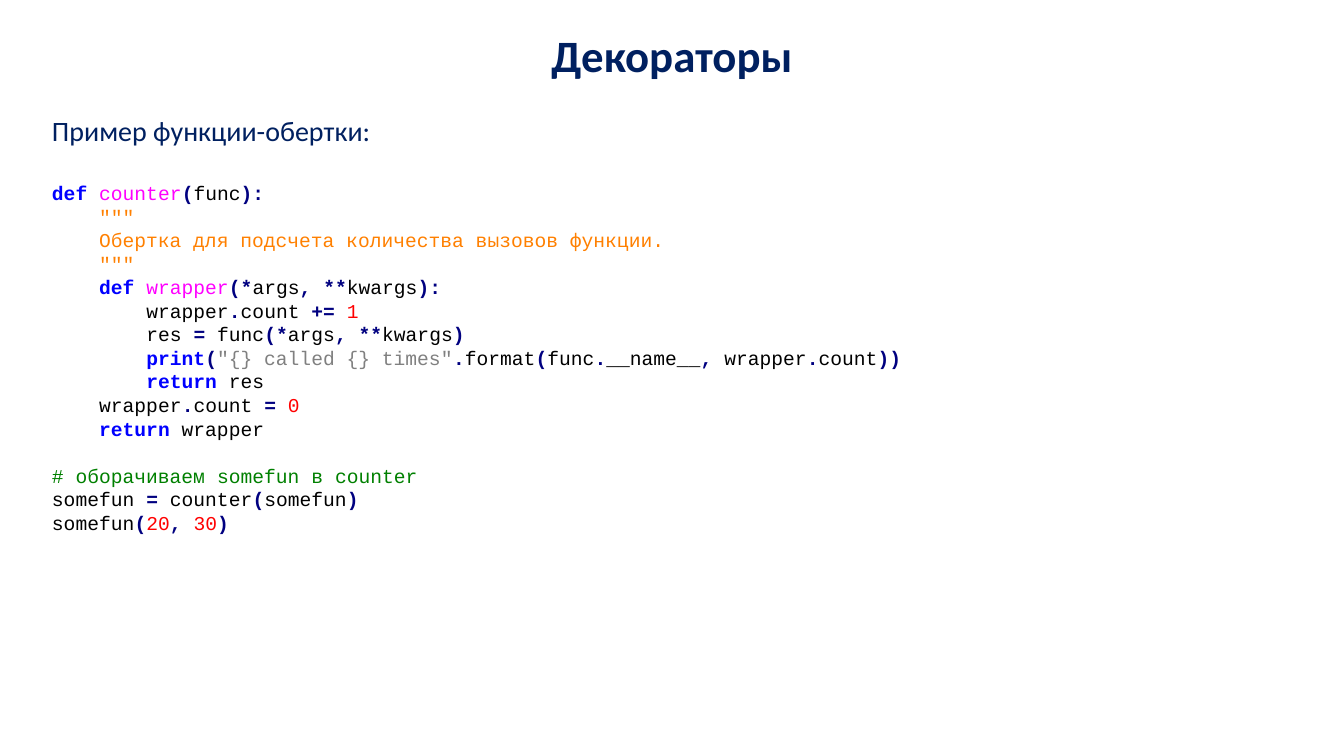
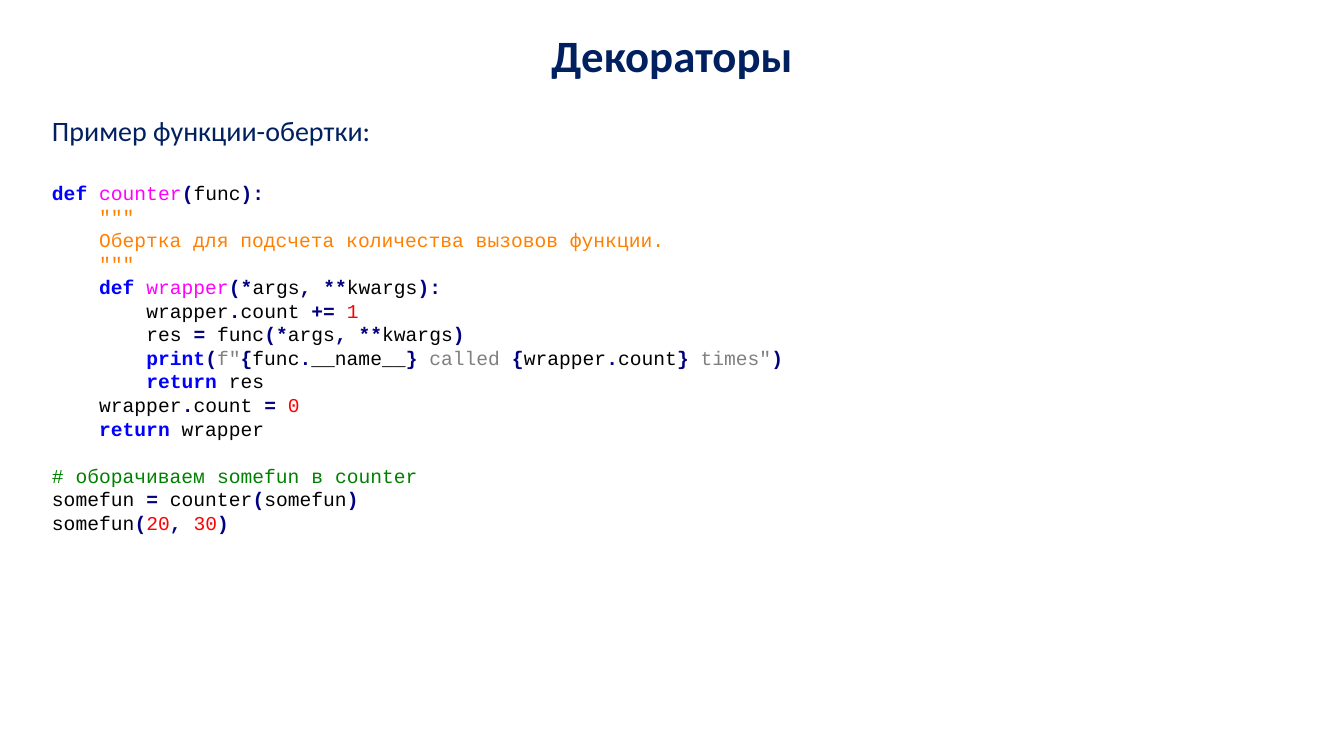
Before and after one commit to vamishnin/PythonCoursePro, a slide deck: slide 35 of Lectures/py_lec_4.pptx. Drawn at 1344x756 pixels with LibreOffice and Linux fonts; fonts in the diff are those of the drawing; background and template pictures are left out. Boxes give left, top, right and bottom in pixels: in the first picture for what was removed or moved away, otherwise in the second. Text is boxed around its words. In the diff, an @@ line names an element or a change of style, - is before the commit and + after.

```diff
--- a/Lectures/py_lec_4.pptx
+++ b/Lectures/py_lec_4.pptx
@@ text at (146, 351, 784, 369): text changed @@
-print("{} called {} times".format(func.__name__, wrapper.count))
+print(f"{func.__name__} called {wrapper.count} times")
```
Also in this commit, not shown: 11 other slides changed, 7 other files.
